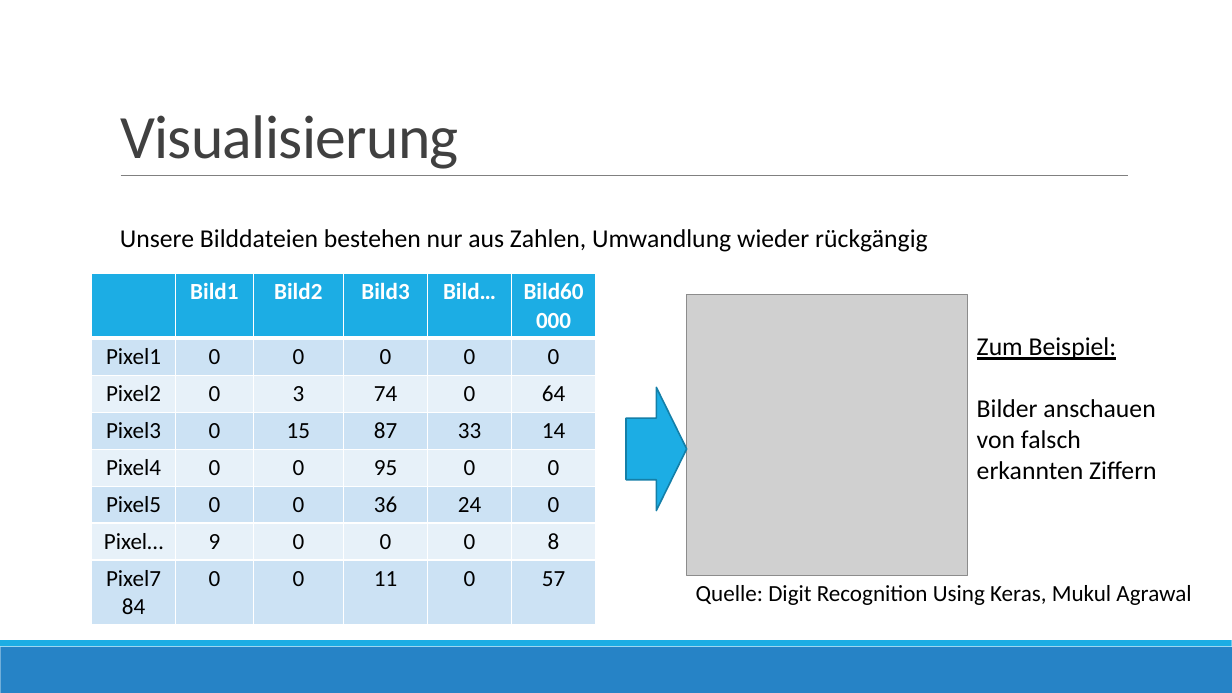
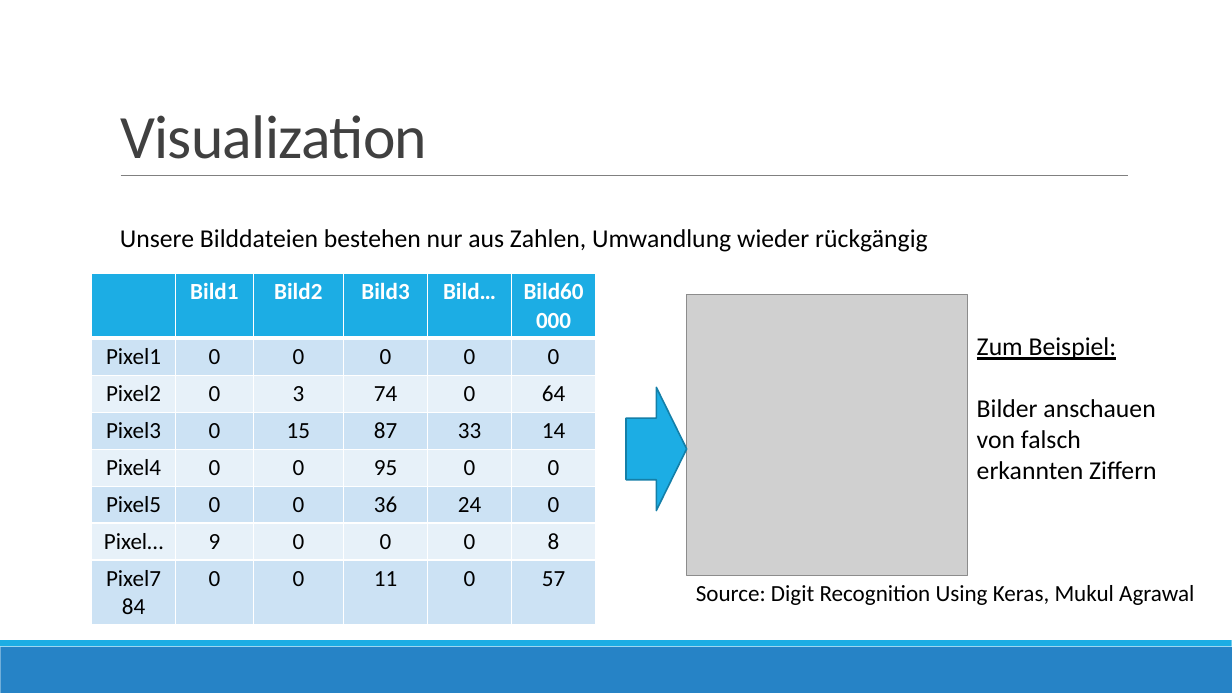
Before and after one commit to datascience-mobi/project-03-group-01, a slide deck: slide 7 of Vortrag1.pptx (slide 8 before the commit). Drawn at 1232x693 pixels with LibreOffice and Linux fonts; fonts in the diff are those of the drawing; grey boxes stand for pictures. Boxes give left, top, right and bottom in pixels: in the first picture for what was removed or moved away, otherwise in the second. Text is boxed around its words. In the diff, an @@ line names an element or a change of style, - is before the commit and + after.

```diff
--- a/Vortrag1.pptx
+++ b/Vortrag1.pptx
@@ title at [120, 115, 427, 159]: text changed @@
-Visualisierung
+Visualization
@@ text at [696, 585, 1194, 605]: text changed @@
-Quelle: Digit Recognition Using Keras, Mukul Agrawal
+Source: Digit Recognition Using Keras, Mukul Agrawal
```
Also in this commit, not shown: 3 other slides changed, 1 slide removed.
